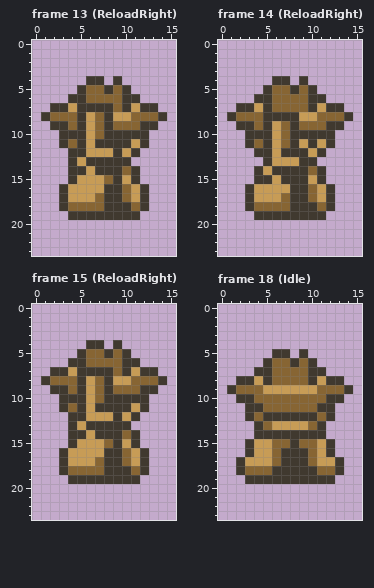
File history of a pixel-art file, assets/sprites/Player/Player.aseprite. Above is the file before it was changed.
16x24 pixels, 55 frames. Shown: frame 13 (ReloadRight), frame 14 (ReloadRight), frame 15 (ReloadRight), frame 18 (Idle). The commit also changed other frames, which this record leaves out.
And afterwards:
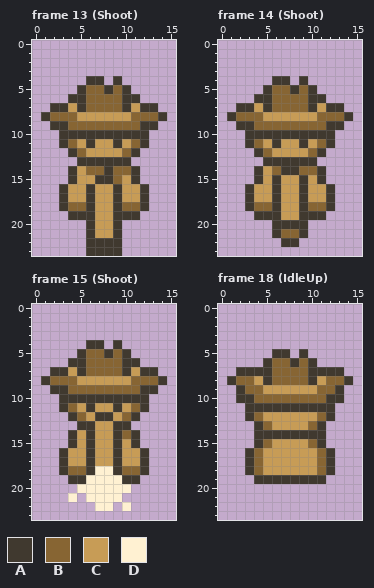
Palette (. is transparent): A #40392f  B #876533  C #c79c56  D #fff1d2
Edits made:
Frame 13 (Shoot):
y 7: x 6..8 AAA -> BBB
y 8: x 5 A -> C; x 7..8 BA -> CC
y 9: x 5..6 AC -> BB; x 8 A -> B
y 10: x 6..7 CB -> AA
y 11: x 5..8 ACAA -> CACC; x 10..11 AC -> CB
y 12: x 5 A -> B; x 9..10 AC -> CB
y 13: x 4..5 AC -> .A
y 14: x 5..7 ACA -> CBB; x 9 A -> B
y 15: x 7..9 CBA -> AAB
y 16: x 6 C -> A; x 8 A -> C; x 10 B -> C
y 17: x 6..8 CBA -> ACC; x 10 B -> C
y 18: x 6..8 BBA -> ACC; x 10 A -> B
y 19: x 7..8 AA -> CC
y 20..21: x 6..9 .... -> ACCA
y 22..23: x 6..9 .... -> AAAA
Frame 14 (Shoot):
y 8: x 5..8 AAAA -> CCCC
y 9: x 5..6 AC -> BB; x 8 A -> B
y 10: x 6..7 CB -> AA
y 11: x 5..11 ACBACAC -> CACCACB
y 12: x 5 A -> B; x 7..10 AAAC -> CCCB
y 13: x 6..8 CCC -> AAA
y 14: x 6 A -> B; x 9 A -> B
y 15: x 5..8 ACAA -> CACC
y 16: x 6 C -> A; x 8 A -> C; x 10 B -> C
y 17: x 6..8 CBA -> ACC; x 10 B -> C
y 18: x 6..8 BBA -> ACC; x 10 A -> B
y 19: x 7..8 AA -> CC
y 20: x 6..9 .... -> AAAA
y 21: x 6..9 .... -> ABBA
y 22: x 7..8 .. -> AA
Frame 15 (Shoot):
y 7: x 6..8 AAA -> BBB
y 8: x 5 A -> C; x 7..8 BA -> CC
y 9: x 5..6 AC -> BB; x 8 A -> B
y 10: x 6..7 CB -> AA
y 11: x 5..8 ACAA -> CACC; x 10..11 AC -> CB
y 12: x 5 A -> B; x 7..10 CCAC -> AACB
y 13: x 4..5 AC -> .A; x 7..8 AA -> CC
y 14: x 5..8 ACAA -> CACC
y 15: x 6 C -> A; x 8 B -> C
y 16: x 6 C -> A; x 8 A -> C; x 10 B -> C
y 17: x 6..8 CBA -> ACC; x 10 B -> C
y 18: x 6..8 BBA -> ADD; x 10 A -> B
y 19: x 6..9 AAAA -> DDDD
y 20: x 5..10 ...... -> DDDDDD
y 21: x 4 . -> D; x 6..9 .... -> DDDD
y 22: x 7..8 .. -> DD; x 10 . -> D
Frame 18 (IdleUp), layers "Hat", "Head", "Body":
y 7: x 2..3 .. -> AA; x 12..13 .. -> AA
y 8: x 1..3 .AA -> ABB; x 12..14 AA. -> BBA
y 9: x 1..2 AB -> .A; x 13..14 BA -> A.
y 11: x 5..10 BBBBBB -> AAAAAA
y 12: x 5..10 AAAAAA -> CCCCCC
y 15: x 3..9 ACCBBAB -> .ABCCCC; x 11..12 CA -> A.
y 16: x 4 C -> B; x 6..11 BAAABC -> CCCCCB
y 17: x 2..4 ACC -> .AB; x 6..13 BAAABCCA -> CCCCCBA.
y 18: x 2..3 AB -> .A; x 5..10 BAAAAA -> CCCCCC; x 12..13 BA -> A.
y 19: x 3 A -> .; x 12 A -> .
Changed places in both pictures, as pixel boxes (x1, y1, x2, y2):
changed: (68, 103, 140, 256)
changed: (263, 112, 326, 247)
changed: (68, 367, 140, 511)
changed: (227, 367, 353, 484)
